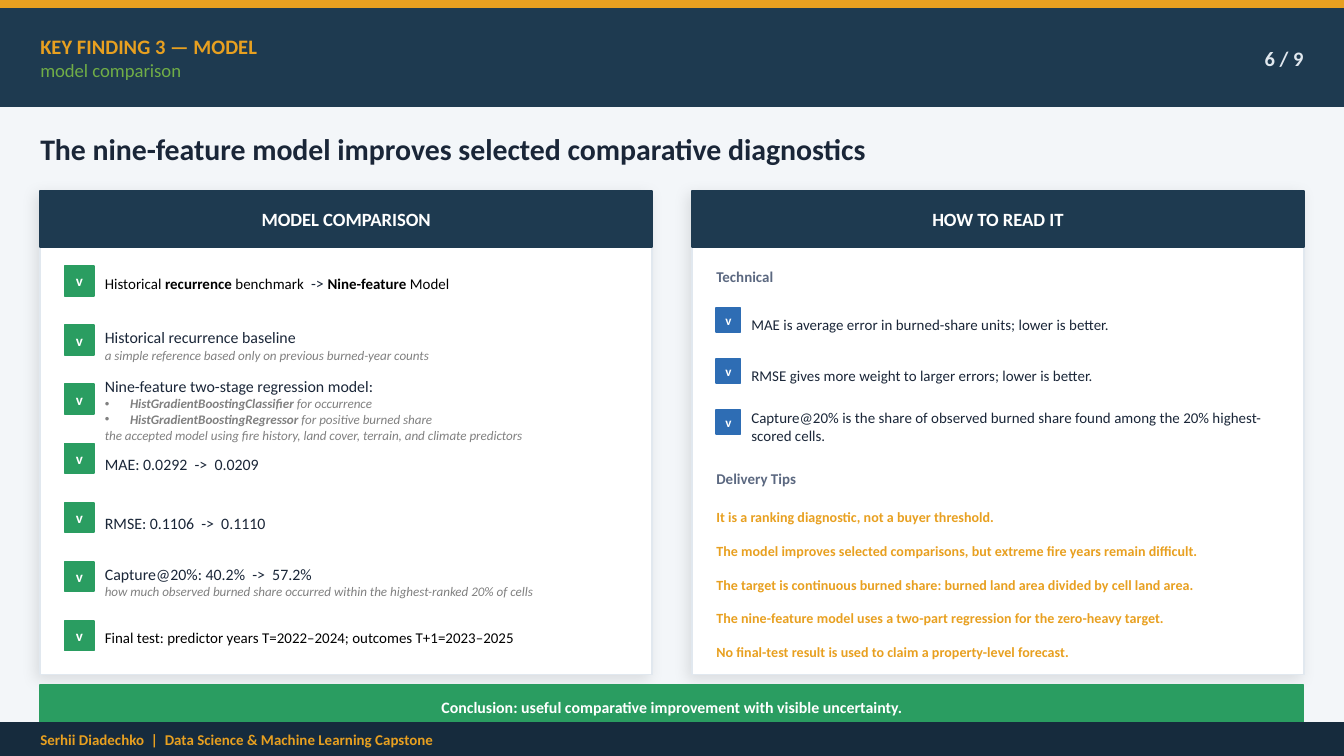
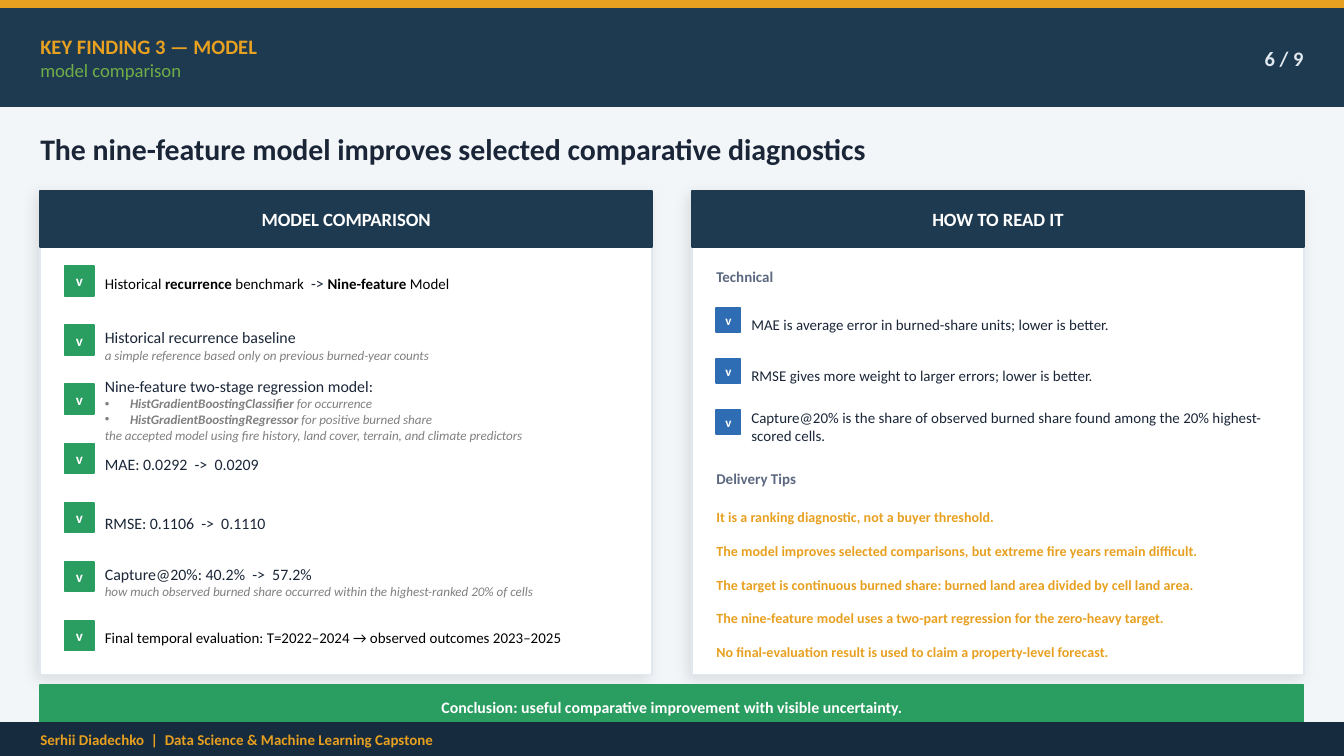
Before and after one commit to serhii-diadechko-git/wildfire_property_screening_portugal, a slide deck: slide 6 of reports/presentation/wildfire_exposure_screening_capstone_final.pptx. Drawn at 1344x756 pixels with LibreOffice and Linux fonts; fonts in the diff are those of the drawing. Boxes give left, top, right and bottom in pixels: in the first picture for what was removed or moved away, otherwise in the second. Text is boxed around its words. In the diff, an @@ line names an element or a change of style, - is before the commit and + after.

Commit message:
Clarify model development, evaluation, and operational refit stages.

```diff
--- a/reports/presentation/wildfire_exposure_screening_capstone_final.pptx
+++ b/reports/presentation/wildfire_exposure_screening_capstone_final.pptx
@@ text at box(105, 632, 561, 646): text changed @@
-Final test: predictor years T=2022–2024; outcomes T+1=2023–2025
+Final temporal evaluation: T=2022–2024 → observed outcomes 2023–2025
@@ text at box(716, 647, 1109, 660): text changed @@
-No final-test result is used to claim a property-level forecast.
+No final-evaluation result is used to claim a property-level forecast.
```
Also in this commit, not shown: 2 other slides changed, 5 other files.
